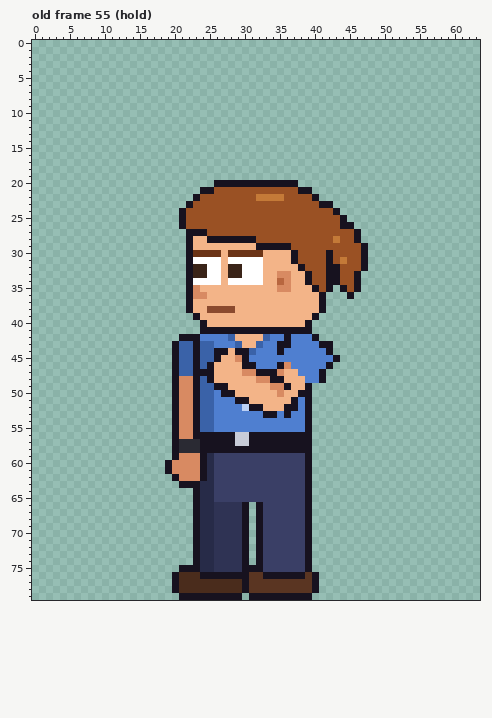
Pixel-art file -- sprites/custom/custom_intern_ponytail_left_anim.aseprite. Above is the file before it was changed.
64x80 pixels, 123 frames. Colours within 5 levels of each other are drawn and written as one. Shown: old frame 55 (hold). The commit also changed other frames, which this record leaves out.
After the commit:
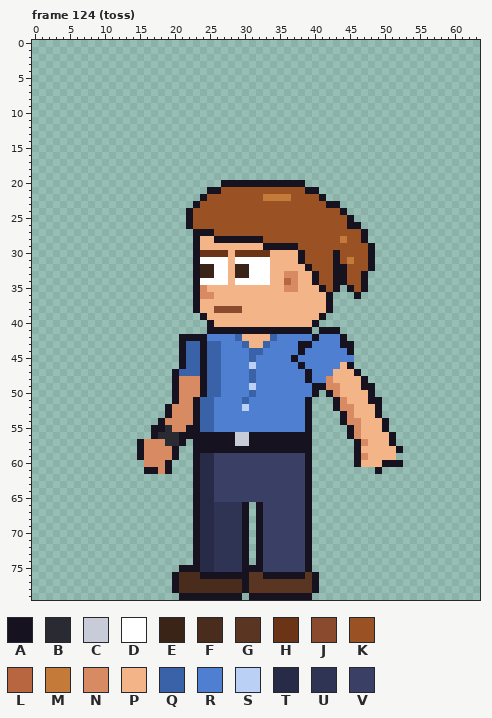
Palette (. is transparent): A #17121f  B #2a2a33  C #c8ccd8  D #ffffff  E #3a2418  F #4a2c1c  G #5a3522  H #6b3416  J #8a4a2e  K #9a5124  L #b8663f  M #c47a38  N #d88a62  P #f3b488  Q #3a62a8  R #4f7fd0  S #bbd0f5  T #272b48  U #2f3354  V #3a3f66
A new or re-ordered frame is compared with the old frame closest to it.
Difference:
frames 123 -> 129
Changed rows in their new state; - is an unchanged pixel.
Frame 124 (toss) is new; against old frame 55 (hold):
first column x 15:
20 -----------.-----------A--------------
21 ---------.-A-----------K-A------------
22 --------.A-------K---M---KA-----------
23 -------.A-----------------K-A---------
24 ------.A--------------------KA--------
25 ------.A---------------------KA-------
26 ------.A---------------------K-A------
27 -------.--A--------------------KA-----
28 -------.A-P------A----------KM-KA-----
29 -------.A--------P----A---------KA----
30 -------.A---HP----H---PA---KA---KA----
31 -------.A---DP----D---PA---KAKM-KA----
32 -------.A-E-DP-E--D----PA--K-A--KA----
33 -------.A-E-DP-E--D-P-N-PA-K-A-KA-----
34 -------.A---DP----D-PLN-PA-K-A-KA-----
35 -------.AN----------P-N--PAKA.AKA-----
36 -------.A-N---------------PA--.A------
37 -------.A-----------------PA----------
38 -------.A-P---J-----------PA----------
39 --------.A---------------PA-----------
40 ---------.A-------------PA------------
41 ---------.----------------AAA---------
42 ---------A---RQ---PQ-R----RRRA--------
43 -----.A-QA-Q--RQ-PQ-RR-AA-RRRAA-------
44 -----.A-QA-QRRRR-Q--R--A---RRRA-------
45 -----.A-QA-QRRRRQ-----A-----RRR-------
46 -----.A-QAQQRRRRS---RR-A---RRPA-------
47 --------Q-QQRRRRQRRRRRR-A-RRPPPA------
48 --------NAQQRRRRQRRRRRRRA-RNPPPPA-----
49 --------NA-QRRRRSRRRRRRRRAANNPPPAA----
50 --------NA-QRRRRQRRRRRRRRA-ANPPPPA----
51 --------------RQRRRRRRR-----ANPPPAA---
52 ----AN----------RRRRRRR-----ANNPPPA---
53 ----AN------------RR-R-------ANPPPA---
54 ---ANN-----------------------ANNPPPA--
55 --AABN-A----------------------ANPPPA--
56 --ABBBAA----------------------ANPPPPA-
57 ANNNBBA.A----------------------ANPPPA-
58 ANNNN-..A----------------------APPPPPA
59 ANNNN-..AT---------------------ANPPPP-
60 -NNN-...AT---------------------APPPAAA
61 -AAN-...AT------------------------A---
62 -----...AT----------------------------
63 ------..------------------------------
